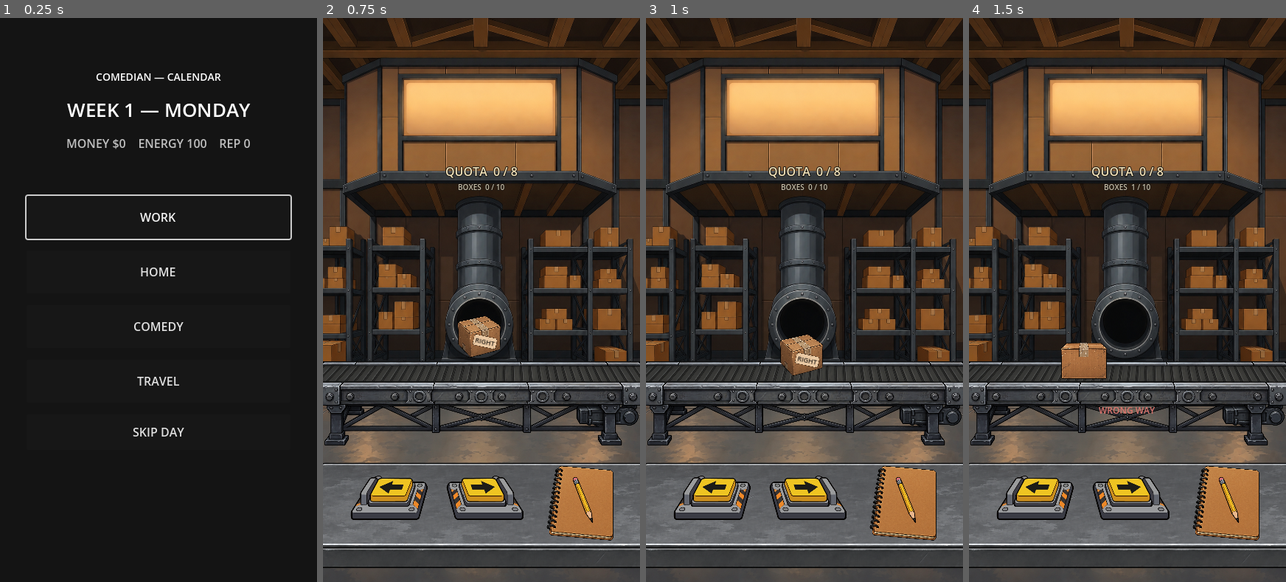
Above: before the commit, frames 1-4 (left to right).
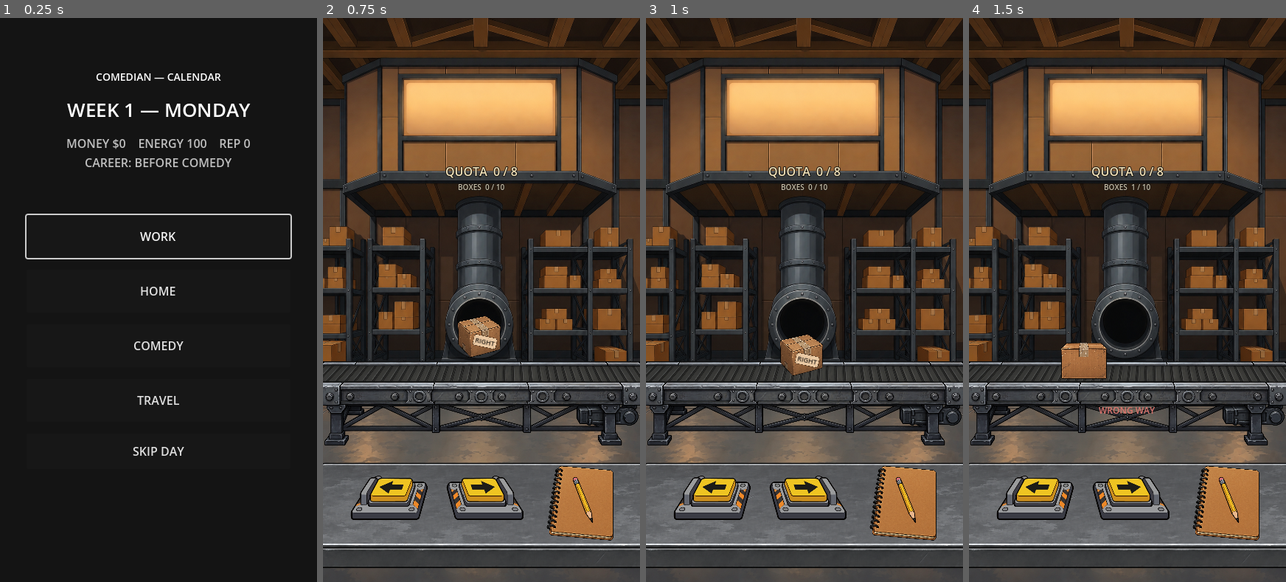
Above: after the commit, the same moments.

Repository: patrickcallahancomedy/comedian
Game: Godot game, scene res://scenes/core/calendar_module.tscn
Same seed, same stepped clock (60 frames per second), same inputs: the game is played once before the commit and once after it. This scene is started directly instead of the project's main scene.
Inputs (mouse positions are in pixels of both pictures, inside the frame that each line leads up to):
- Up to frame 1 (0.25 s): no input
- Up to frame 2 (0.75 s): click "WORK" at 0.5 s
- Up to frame 3 (1 s): no input
- Up to frame 4 (1.5 s): click (1038, 491) at 1.25 s

The runs differ from the first frame. In frame 1, 2.4% of the frame differs, in the area x 7-93%, y 24-78%; in frame 2, nothing differs; in frame 3, nothing differs; in frame 4, nothing differs.

Commit message:
Connect the calendar to the Open-Micer skeleton phase

Diff:
--- a/godot/scripts/core/calendar_module.gd
+++ b/godot/scripts/core/calendar_module.gd
@@ -1,8 +1,7 @@
 extends GameModule
 
 ## Central day-selection screen for the post-prologue game loop.
-## This scene does not own the calendar. GameState owns day/week; this module
-## only lets the player choose what to do next.
+## GameState owns day/week; this module only lets the player choose what to do.
 
 @export_category("Activity Routes")
 @export var work_route_id: String = "work"
@@ -26,14 +25,26 @@
 
 func _refresh() -> void:
 	day_label.text = "WEEK %d — %s" % [GameState.week, GameState.get_day_name().to_upper()]
-	state_label.text = "MONEY $%d    ENERGY %d    REP %d" % [
+	state_label.text = "MONEY $%d    ENERGY %d    REP %d\nCAREER: %s" % [
 		GameState.money,
 		GameState.energy,
 		GameState.reputation,
+		GameState.get_career_phase_name().to_upper(),
 	]
 
-	# Darren can always inspect the comedy path in Skeleton Alpha. Individual
-	# story gates can disable or relabel this later without changing the router.
+	work_button.disabled = GameState.job_status == GameState.JobStatus.LEFT_BOXES
+	work_button.text = "WORK" if not work_button.disabled else "BOXES — LEFT JOB"
+
+	# The first time the main calendar appears, COMEDY advances the compressed
+	# Open-Micer placeholder. Later this button uses the normal venue route.
+	if (
+		GameState.career_phase == GameState.CareerPhase.OPEN_MICER
+		and GameState.has_milestone("comedian_begun")
+		and not GameState.has_milestone("open_micer_phase_complete")
+	):
+		comedy_button.text = "COMEDY — CONTINUE SKELETON CAREER"
+	else:
+		comedy_button.text = "COMEDY"
 	comedy_button.disabled = false
 
 
@@ -48,6 +59,8 @@
 
 
 func _on_work_button_pressed() -> void:
+	if work_button.disabled:
+		return
 	_go_to_activity("work", work_route_id)
 
 
@@ -56,7 +69,14 @@
 
 
 func _on_comedy_button_pressed() -> void:
-	_go_to_activity("comedy", comedy_route_id)
+	if (
+		GameState.career_phase == GameState.CareerPhase.OPEN_MICER
+		and GameState.has_milestone("comedian_begun")
+		and not GameState.has_milestone("open_micer_phase_complete")
+	):
+		_go_to_activity("comedy", "open_micer")
+	else:
+		_go_to_activity("comedy", comedy_route_id)
 
 
 func _on_travel_button_pressed() -> void:
